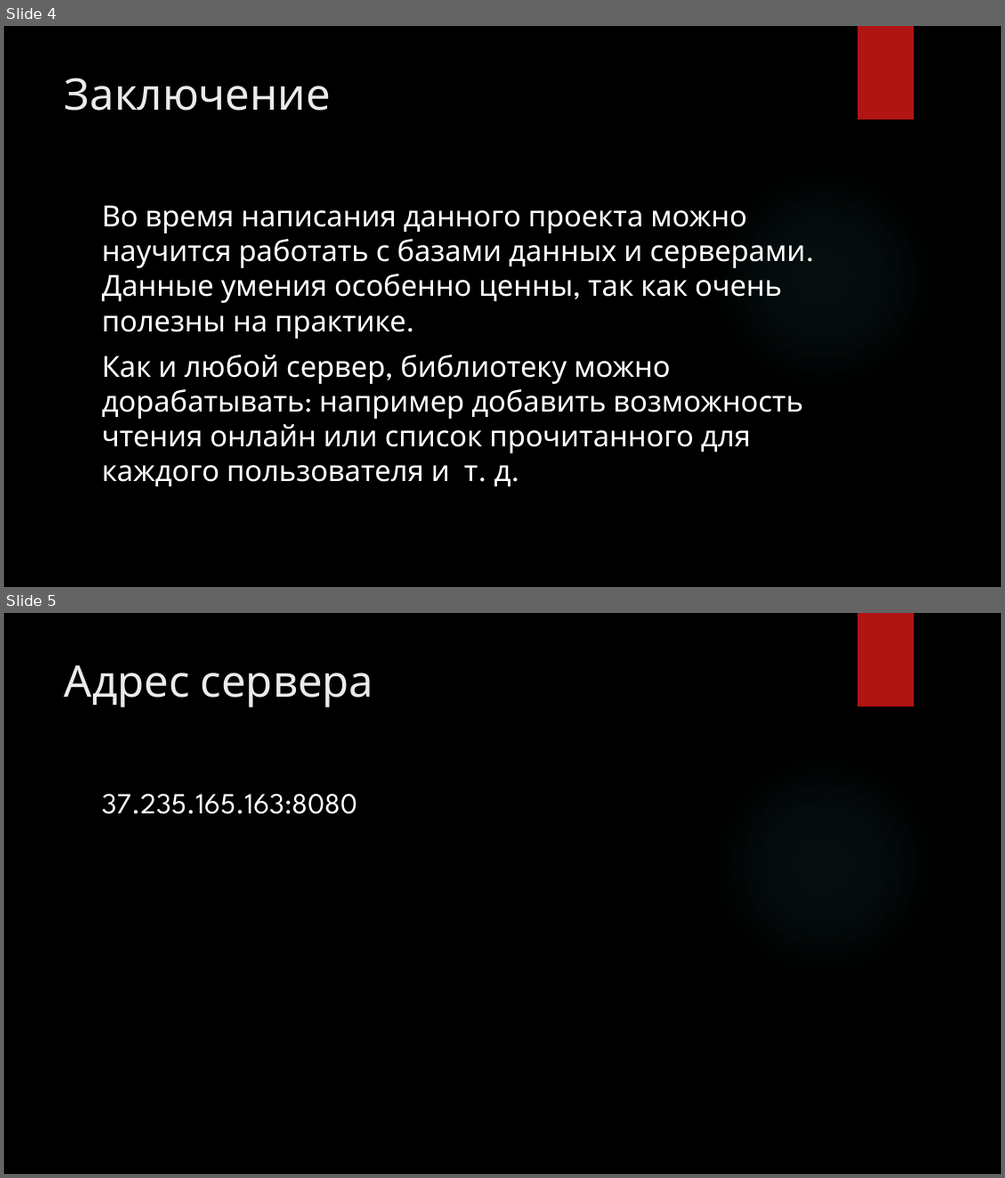
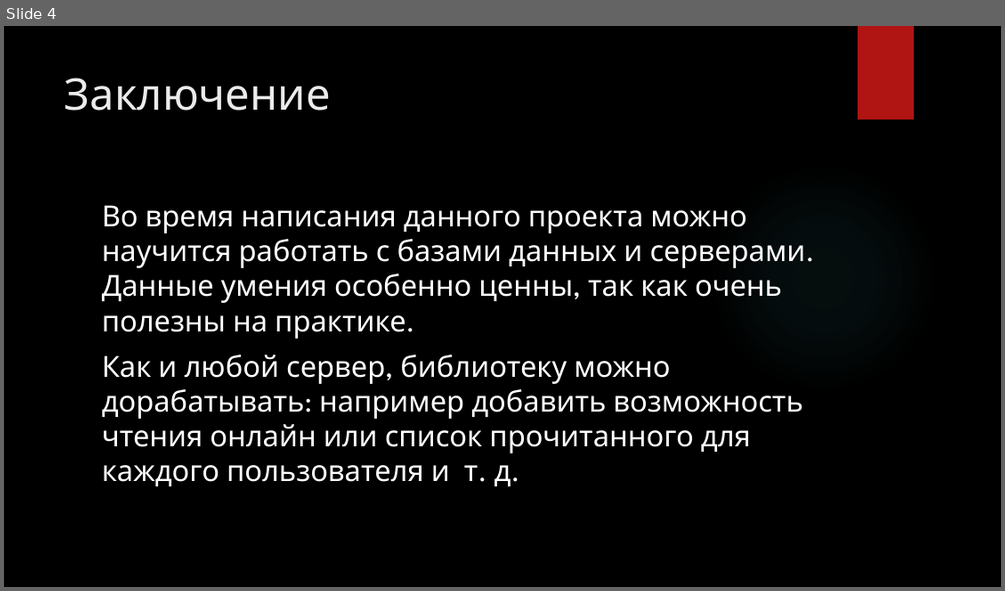
Before and after one commit to CD6RJK21/tortuga_webserver, a slide deck: Проект WebServer.pptx. Shown one above the other, each under a label of ours: slides 4 and 5 before the commit, slide 4 after it. The pictures are 1005x1178 and 1005x591 pixels, drawn with LibreOffice and Linux fonts; fonts in the diff are those of the drawing; background and template pictures are left out. Boxes give left, top, right and bottom in pixels: in the first picture for what was removed or moved away, otherwise in the second. Text is boxed around its words. In the diff, an @@ line names an element or a change of style, - is before the commit and + after.

```diff
--- a/Проект WebServer.pptx
+++ b/Проект WebServer.pptx
@@ slide 5 removed at box(4, 613, 1001, 1174), background picture (left out); not listed: 2 template elements that a slide beside it also shows @@
@@ title removed at box(65, 666, 374, 707) @@
-Адрес сервера
@@ text removed at box(102, 794, 357, 814) @@
-37.235.165.163:8080
```
Also in this commit, not shown: 6 other files.
